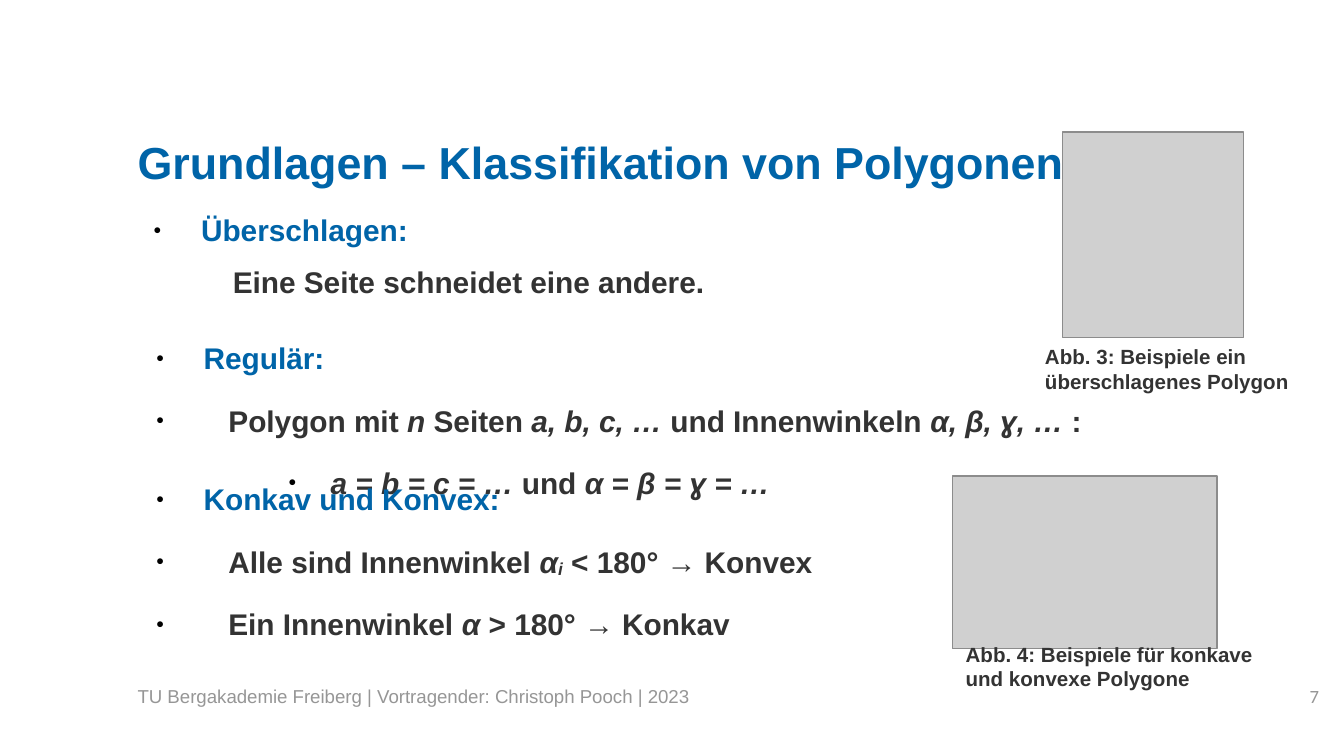
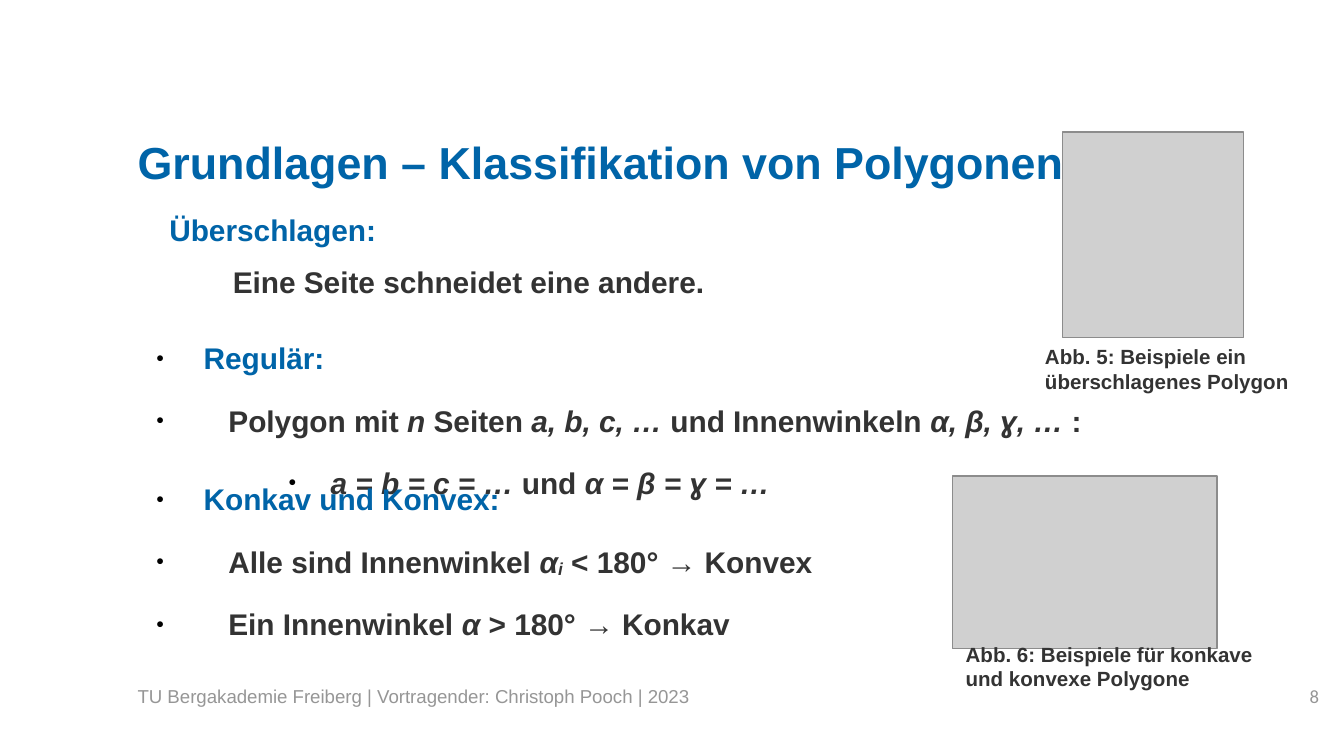
Before and after one commit to LordofUndeads/Bachelorarbeit, a slide deck: slide 8 of Verteidigung/BA_Verteidigung.odp (slide 7 before the commit). Drawn at 1344x756 pixels with LibreOffice and Linux fonts; fonts in the diff are those of the drawing; grey boxes stand for pictures; background and template pictures are left out. Boxes give left, top, right and bottom in pixels: in the first picture for what was removed or moved away, otherwise in the second. Text is boxed around its words. In the diff, an @@ line names an element or a change of style, - is before the commit and + after.

```diff
--- a/Verteidigung/BA_Verteidigung.odp
+++ b/Verteidigung/BA_Verteidigung.odp
@@ text at [169, 217, 376, 246]: bullet ● to none @@
@@ text at [1045, 349, 1288, 394]: text changed @@
-Abb. 3: Beispiele ein überschlagenes Polygon
+Abb. 5: Beispiele ein überschlagenes Polygon
@@ text at [966, 646, 1252, 691]: text changed @@
-Abb. 4: Beispiele für konkave und konvexe Polygone
+Abb. 6: Beispiele für konkave und konvexe Polygone
@@ page number at [1310, 690, 1319, 703]: text changed @@
-7
+8
```
Also in this commit, not shown: 30 other slides changed, 22 slides added, 3 other files.
